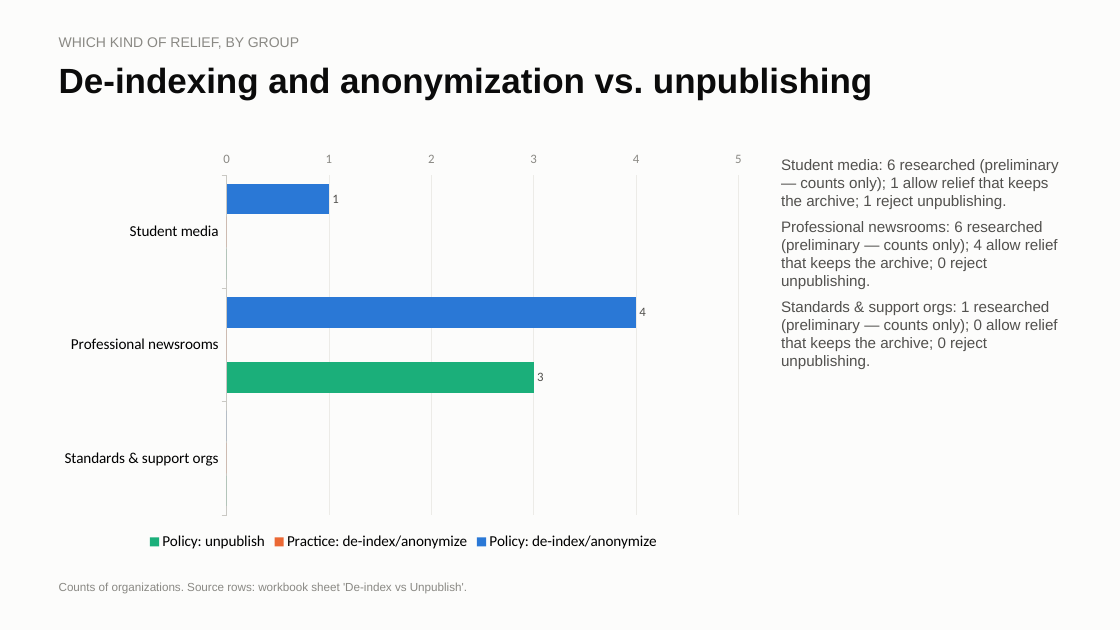
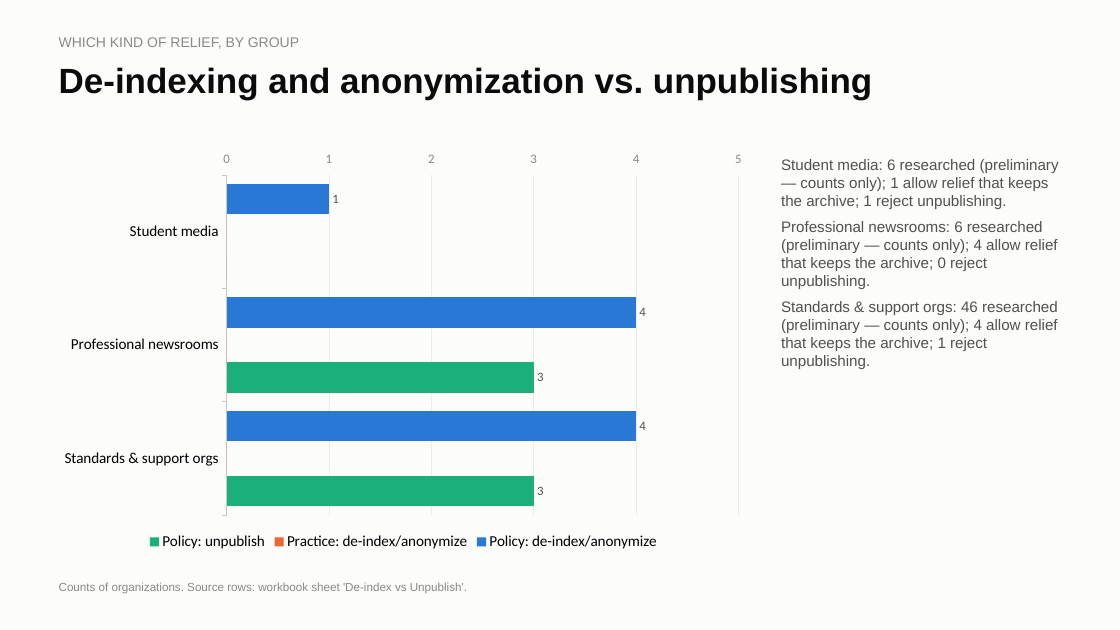
Before and after one commit to kalebhoffer/nsmpa, a slide deck: slide 4 of evidence/2026-10-08/NSMPA_presentation.pptx. Drawn at 1120x630 pixels with LibreOffice and Linux fonts; fonts in the diff are those of the drawing. Boxes give left, top, right and bottom in pixels: in the first picture for what was removed or moved away, otherwise in the second. Text is boxed around its words. In the diff, an @@ line names an element or a change of style, - is before the commit and + after.

```diff
--- a/evidence/2026-10-08/NSMPA_presentation.pptx
+++ b/evidence/2026-10-08/NSMPA_presentation.pptx
@@ bar chart at (50, 143, 756, 555) @@
@@ Policy: de-index/anonymize, Standards & support orgs: 0 to 4 @@
@@ Policy: unpublish, Standards & support orgs: 0 to 3 @@
@@ text at (781, 301, 1058, 369): text changed @@
-Standards & support orgs: 1 researched (preliminary — counts only); 0 allow relief that keeps the archive; 0 reject unpublishing.
+Standards & support orgs: 46 researched (preliminary — counts only); 4 allow relief that keeps the archive; 1 reject unpublishing.
```
Also in this commit, not shown: 5 other slides changed, 5 other files.
